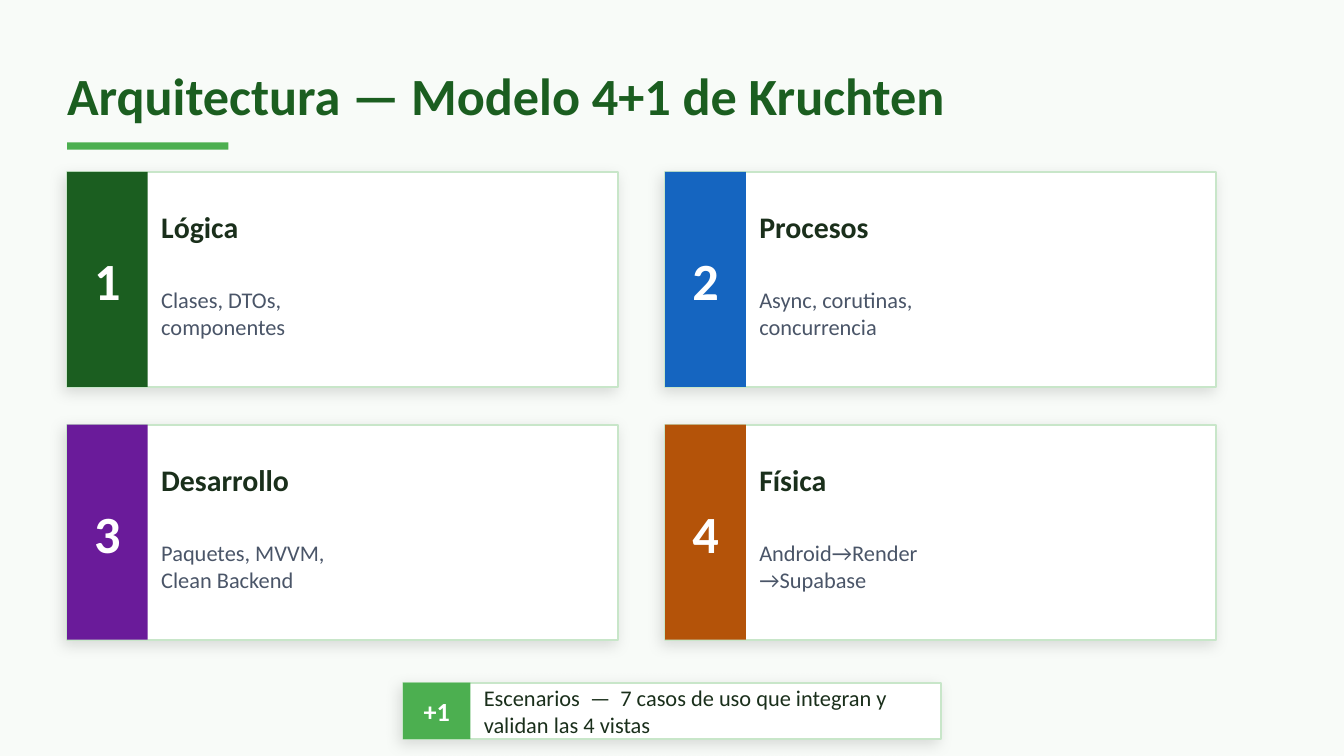
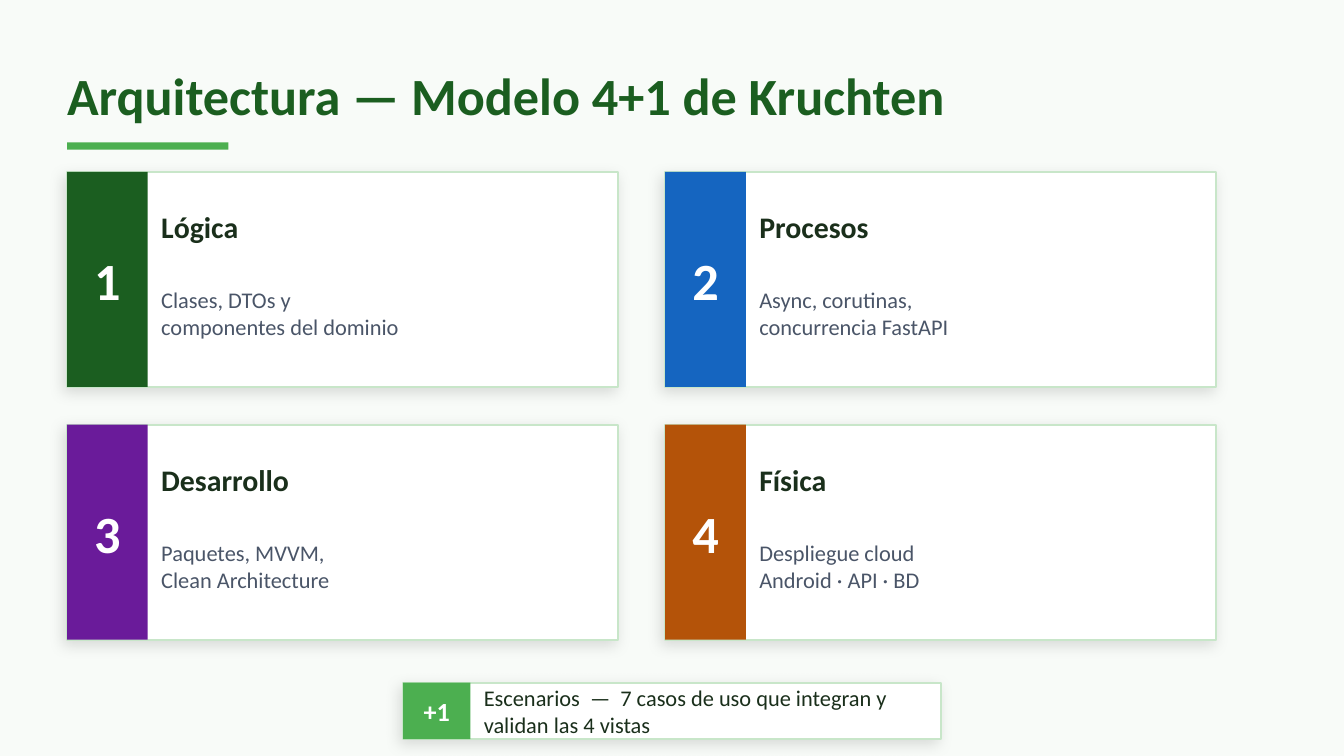
Before and after one commit to apotheosisss/MaduraApp-Produccion, a slide deck: slide 5 of Documentación/Evaluacion_2/MaduraApp_Presentacion_Evaluacion2.pptx. Drawn at 1344x756 pixels with LibreOffice and Linux fonts; fonts in the diff are those of the drawing. Boxes give left, top, right and bottom in pixels: in the first picture for what was removed or moved away, otherwise in the second. Text is boxed around its words. In the diff, an @@ line names an element or a change of style, - is before the commit and + after.

Commit message:
fix(docs): mejoras visuales en la PPT de Evaluacion 2
Slide 1 (Portada):
  - Seccion INTEGRANTES con header espaciado
  - Nombre real Claudio Vicente Aro Kath sin corchetes
  - Linea de docente agregada
  - Layout mas balanceado

Slide 2 (El Problema):
  - Texto descriptivo en una sola linea limpia
  - Cita Fuente: FAO . ODEPA separada

Slide 3 (La Solucion):
  - Flechas entre cards ahora son triangulos > limpios
  - (antes eran rectangulo + arrow superpuestos)

Slide 5 (Arquitectura 4+1):
  - Descripciones de cada vista mas substantivas
  - Fisica: Despliegue cloud / Android . API . BD
  - (antes: Android->Render ->Supabase con salto feo)

Slide 6 (Resultados):
  - Linea de info de entrenamiento con mejor contraste
  - (color C.border en vez de C.textMute)

Slide 7 (Estado Avance):
  - Fix: 9 / 9 tests -> 9/9 tests
  - Persistencia + historial paginado (mas claro)

```diff
--- a/Documentación/Evaluacion_2/MaduraApp_Presentacion_Evaluacion2.pptx
+++ b/Documentación/Evaluacion_2/MaduraApp_Presentacion_Evaluacion2.pptx
@@ text at [161,292,398,339]: text changed @@
-Clases, DTOs,
-componentes
+Clases, DTOs y
+componentes del dominio
@@ text at [759,319,948,335]: text changed @@
-concurrencia
+concurrencia FastAPI
@@ text at [759,545,919,588]: text changed @@
-Android→Render
-→Supabase
+Despliegue cloud
+Android · API · BD
@@ text at [161,572,329,588]: text changed @@
-Clean Backend
+Clean Architecture
```
Also in this commit, not shown: 5 other slides changed.
